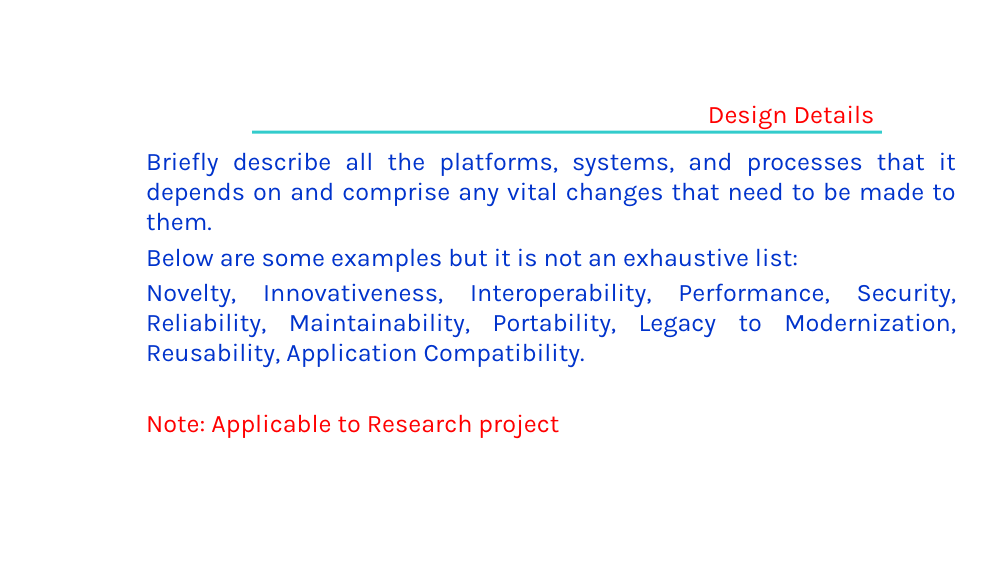
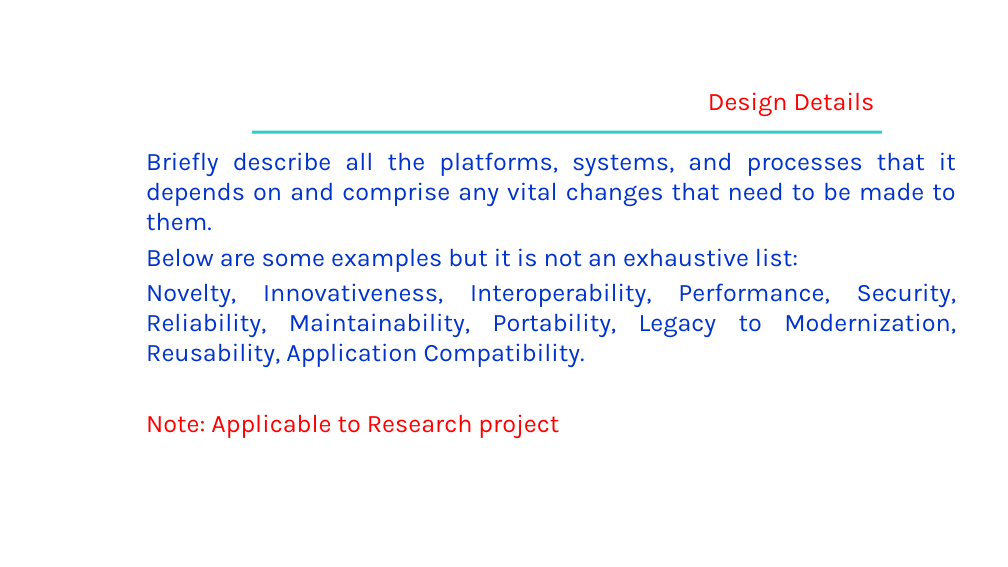
Before and after one commit to SoumyaMishra03/Capstone_Project_team_49, a slide deck: slide 19 of Capstone Project Phase – 2,review 1.pptx. Drawn at 1008x567 pixels with LibreOffice and Linux fonts; fonts in the diff are those of the drawing; background and template pictures are left out. Boxes give left, top, right and bottom in pixels: in the first picture for what was removed or moved away, otherwise in the second. Text is boxed around its words. In the diff, an @@ line names an element or a change of style, - is before the commit and + after.

```diff
--- a/Capstone Project Phase – 2,review 1.pptx
+++ b/Capstone Project Phase – 2,review 1.pptx
@@ text "Design Details": place and size @@
-text "Design Details" at (708,105,875,129)
+text "Design Details" at (708,92,875,116)
```
Also in this commit, not shown: 27 other slides changed, 11 slides added, 1 slide removed.
